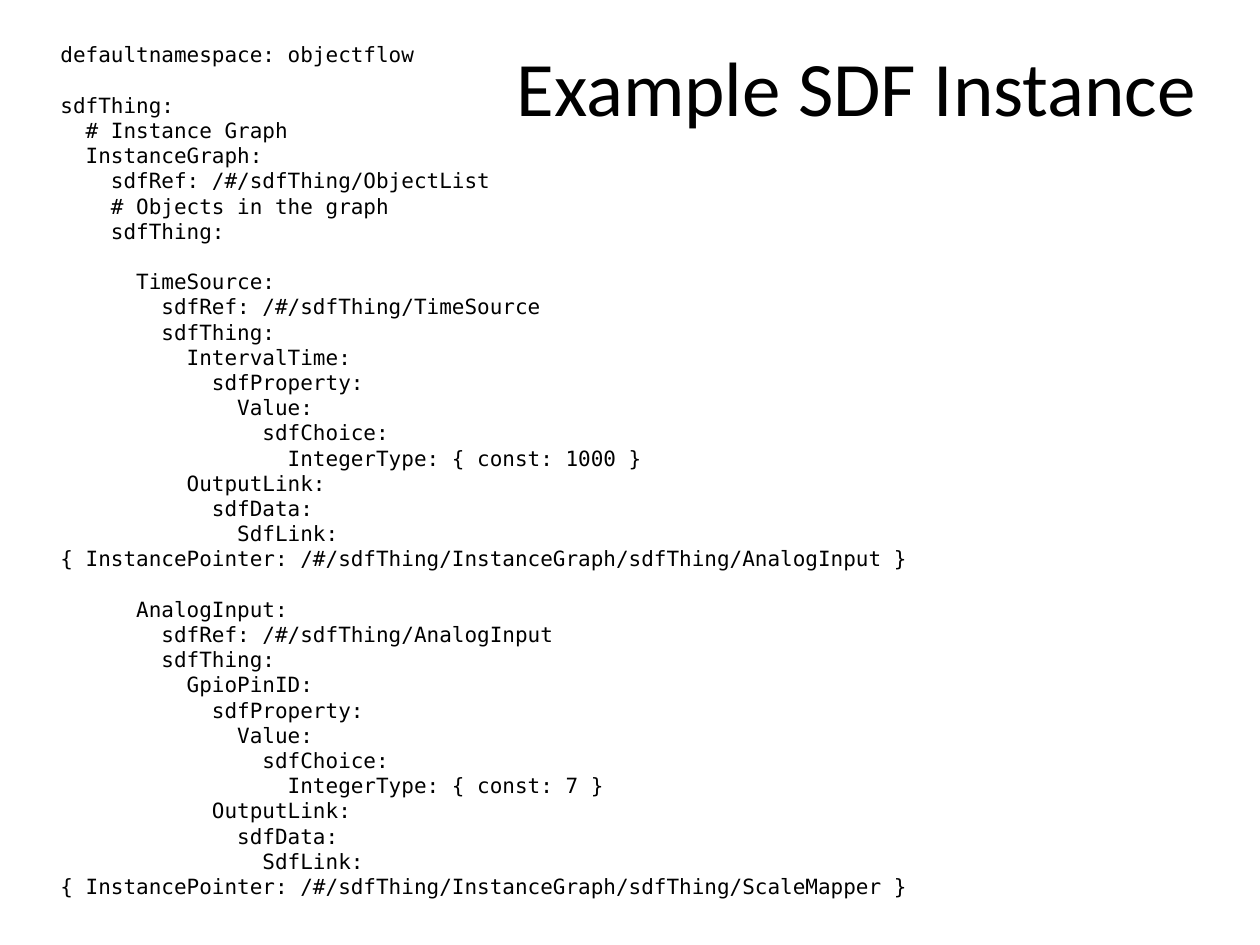
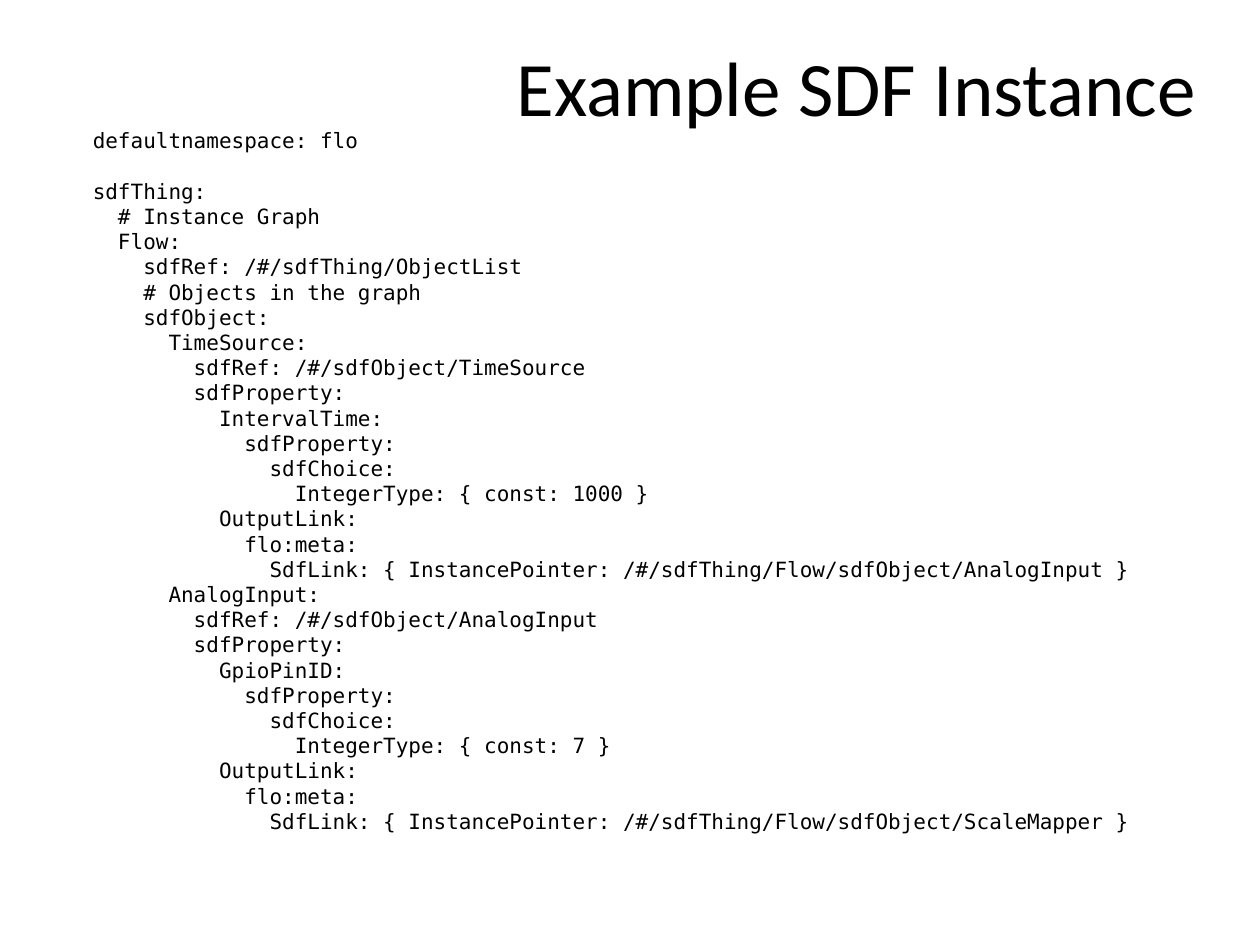
Before and after one commit to mjkoster/ObjectFlow, a slide deck: slide 16 of Documents/ObjectFlow.pptx. Drawn at 1260x945 pixels with LibreOffice and Linux fonts; fonts in the diff are those of the drawing. Boxes give left, top, right and bottom in pixels: in the first picture for what was removed or moved away, otherwise in the second. Text is boxed around its words. In the diff, an @@ line names an element or a change of style, - is before the commit and + after.

```diff
--- a/Documents/ObjectFlow.pptx
+++ b/Documents/ObjectFlow.pptx
@@ text at (x1=93, y1=132, x2=1103, y2=834): text changed @@
-defaultnamespace: objectflow
-sdfThing:
-# Instance Graph
-InstanceGraph:
-sdfRef: /#/sdfThing/ObjectList
-# Objects in the graph
-sdfThing:
-TimeSource:
-sdfRef: /#/sdfThing/TimeSource
-sdfThing:
-IntervalTime:
-sdfProperty:
-Value:
-sdfChoice:
-IntegerType: { const: 1000 }
-OutputLink:
-sdfData:
-SdfLink: { InstancePointer: /#/sdfThing/InstanceGraph/sdfThing/AnalogInput }
-AnalogInput:
-sdfRef: /#/sdfThing/AnalogInput
-sdfThing:
-GpioPinID:
-sdfProperty:
-Value:
-sdfChoice:
-IntegerType: { const: 7 }
-OutputLink:
-sdfData:
-SdfLink: { InstancePointer: /#/sdfThing/InstanceGraph/sdfThing/ScaleMapper }
+defaultnamespace: flo
+sdfThing:
+# Instance Graph
+Flow:
+sdfRef: /#/sdfThing/ObjectList
+# Objects in the graph
+sdfObject:
+TimeSource:
+sdfRef: /#/sdfObject/TimeSource
+sdfProperty:
+IntervalTime:
+sdfProperty:
+sdfChoice:
+IntegerType: { const: 1000 }
+OutputLink:
+flo:meta:
+SdfLink: { InstancePointer: /#/sdfThing/Flow/sdfObject/AnalogInput }
+AnalogInput:
+sdfRef: /#/sdfObject/AnalogInput
+sdfProperty:
+GpioPinID:
+sdfProperty:
+sdfChoice:
+IntegerType: { const: 7 }
+OutputLink:
+flo:meta:
+SdfLink: { InstancePointer: /#/sdfThing/Flow/sdfObject/ScaleMapper }
```
Also in this commit, not shown: 3 other slides changed, 1 other file.
